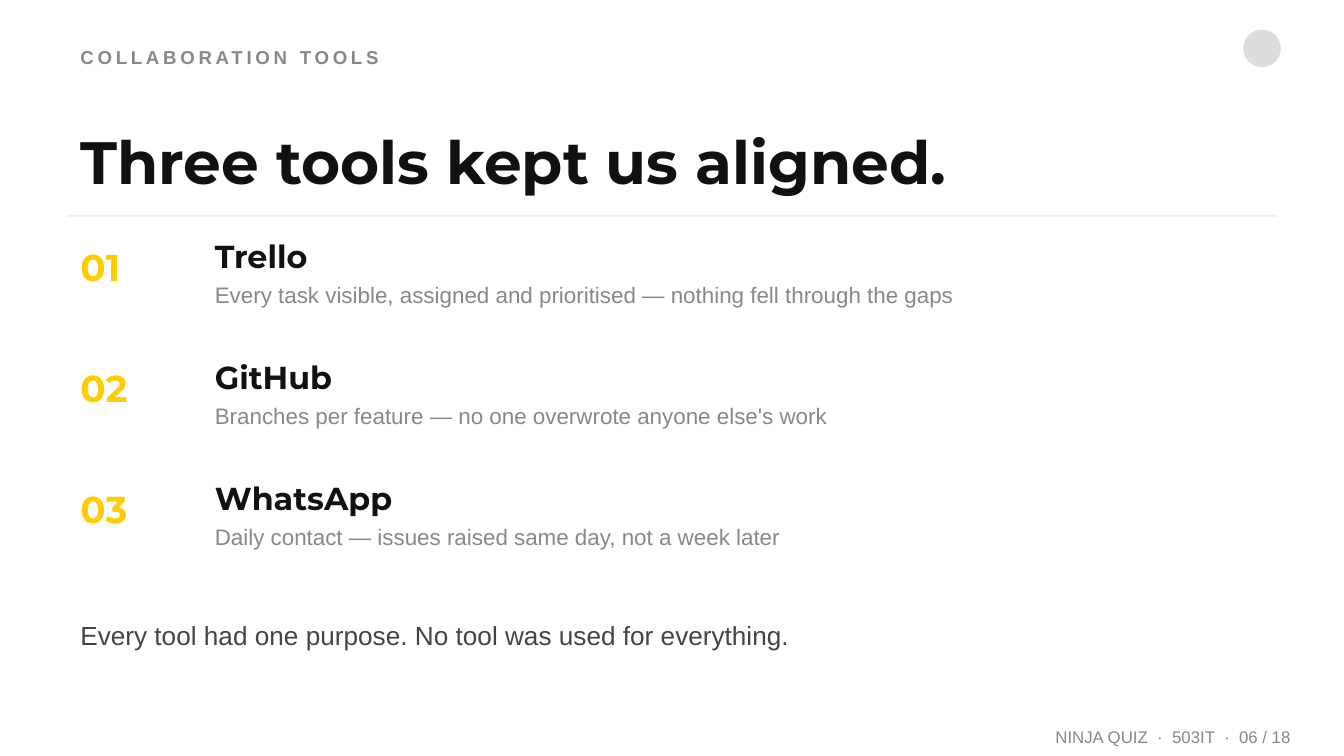
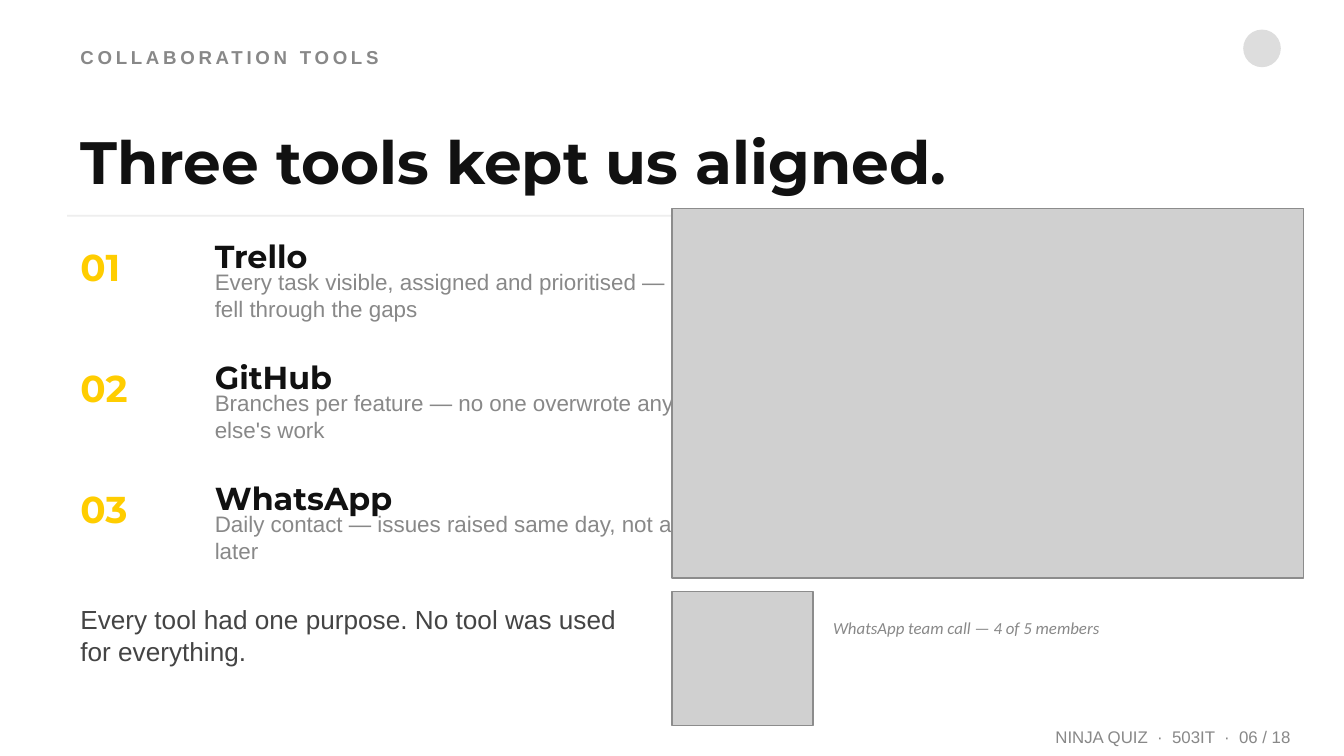
Before and after one commit to wlaa41/CoventryUniversity_503IT_Originals, a slide deck: slide 7 of NinjaQuiz-Presentation.pptx (slide 6 before the commit). Drawn at 1344x756 pixels with LibreOffice and Linux fonts; fonts in the diff are those of the drawing; grey boxes stand for pictures. Boxes give left, top, right and bottom in pixels: in the first picture for what was removed or moved away, otherwise in the second. Text is boxed around its words. In the diff, an @@ line names an element or a change of style, - is before the commit and + after.

Commit message:
Update presentation: Belbin roles, evidence images, agenda + sprint outcomes + prof dev slides

```diff
--- a/NinjaQuiz-Presentation.pptx
+++ b/NinjaQuiz-Presentation.pptx
@@ picture added at [672,208,1304,578] @@
@@ text "Trello" rewrapped from [215,244,308,269] to [215,244,308,276] @@
@@ text "Every task visible, assigned and ..." rewrapped from [215,287,953,308] to [215,272,744,322] @@
@@ text "GitHub" rewrapped from [215,364,332,390] to [215,364,332,397] @@
@@ text "Branches per feature — no ..." rewrapped from [215,408,827,429] to [215,393,710,438] @@
@@ text "Daily contact — issues raised ..." rewrapped from [215,529,779,550] to [215,514,671,559] @@
@@ picture added at [672,591,813,726] @@
@@ text "Every tool had one purpose. ..." rewrapped from [80,626,789,651] to [80,610,616,667] @@
@@ text added at [833,622,1100,637], 9 pt, text #888888, italic @@
+WhatsApp team call — 4 of 5 members
```
Also in this commit, not shown: 3 other slides changed, 3 slides added, 1 other file.
